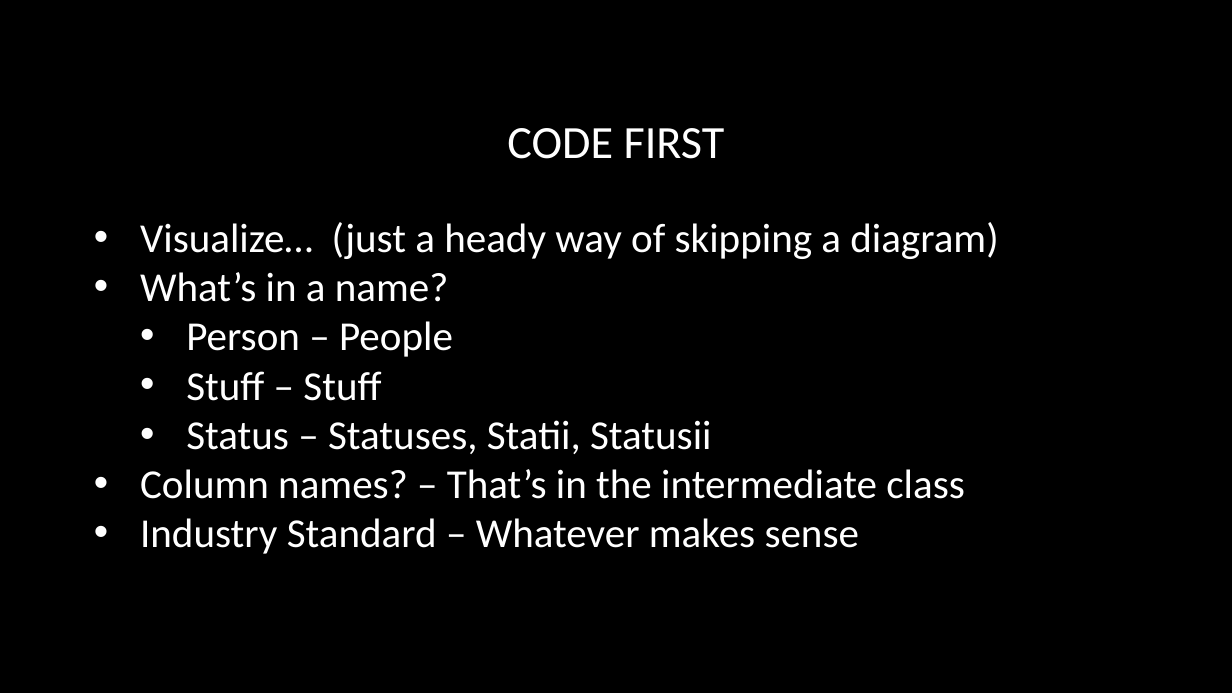
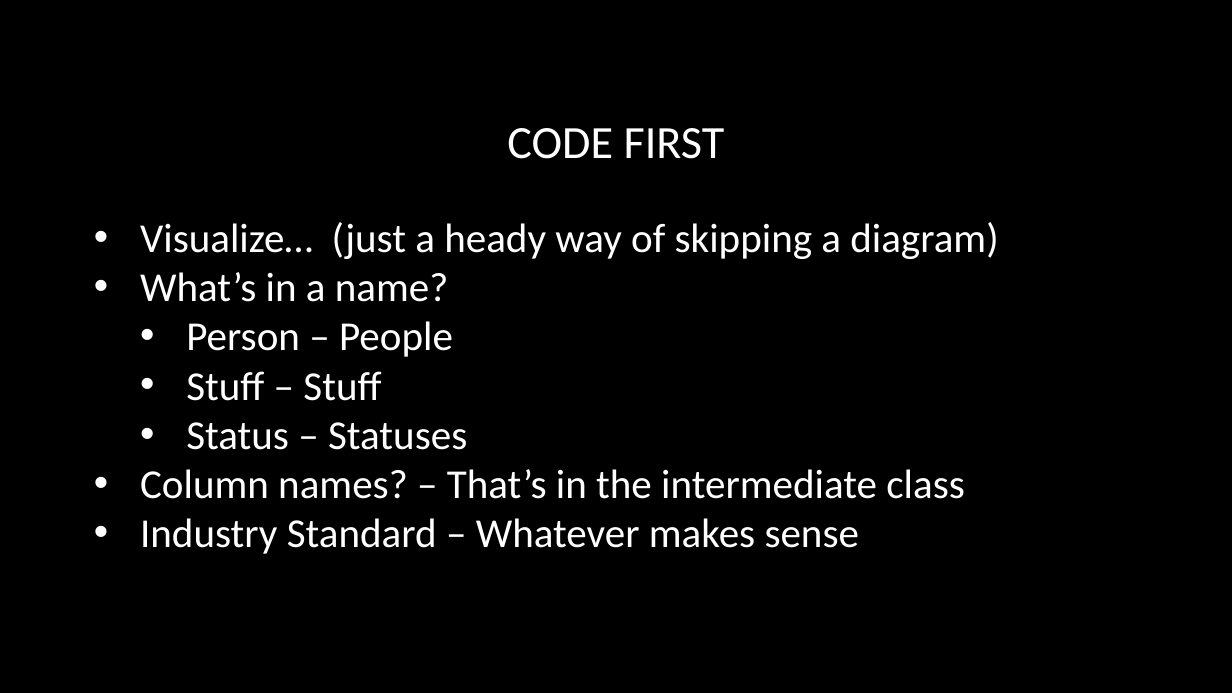
Before and after one commit to SpilledMilkCOM/DenDevDayEFCore, a slide deck: slide 7 of Entity Framework Core.pptx. Drawn at 1232x693 pixels with LibreOffice and Linux fonts; fonts in the diff are those of the drawing; background and template pictures are left out. Boxes give left, top, right and bottom in pixels: in the first picture for what was removed or moved away, otherwise in the second. Text is boxed around its words. In the diff, an @@ line names an element or a change of style, - is before the commit and + after.

```diff
--- a/Entity Framework Core.pptx
+++ b/Entity Framework Core.pptx
@@ text at (x1=186, y1=422, x2=467, y2=450): text changed @@
-  • Status – Statuses, Statii, Statusii
+  • Status – Statuses
```
Also in this commit, not shown: 2 other slides changed, 2 other files.
